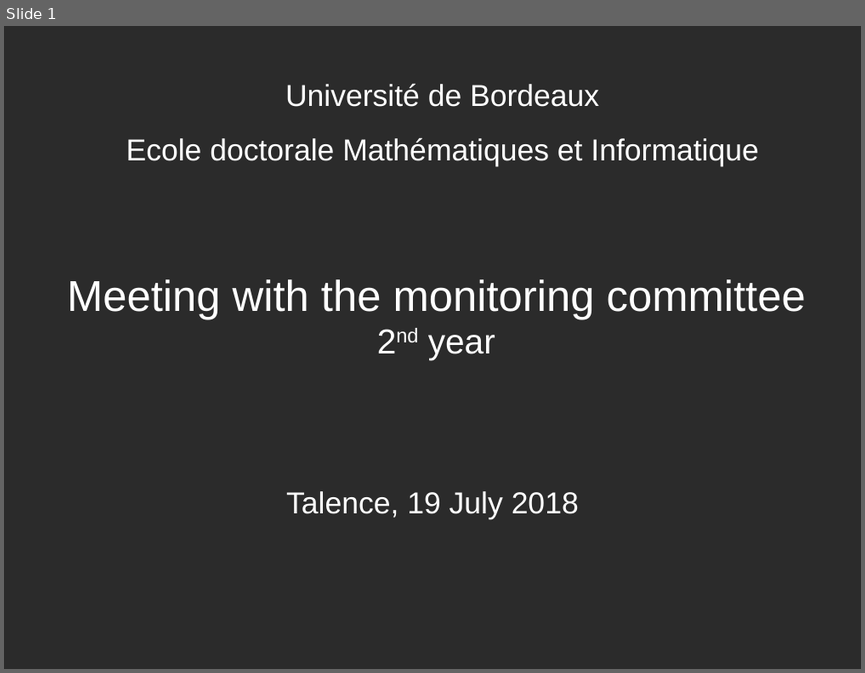
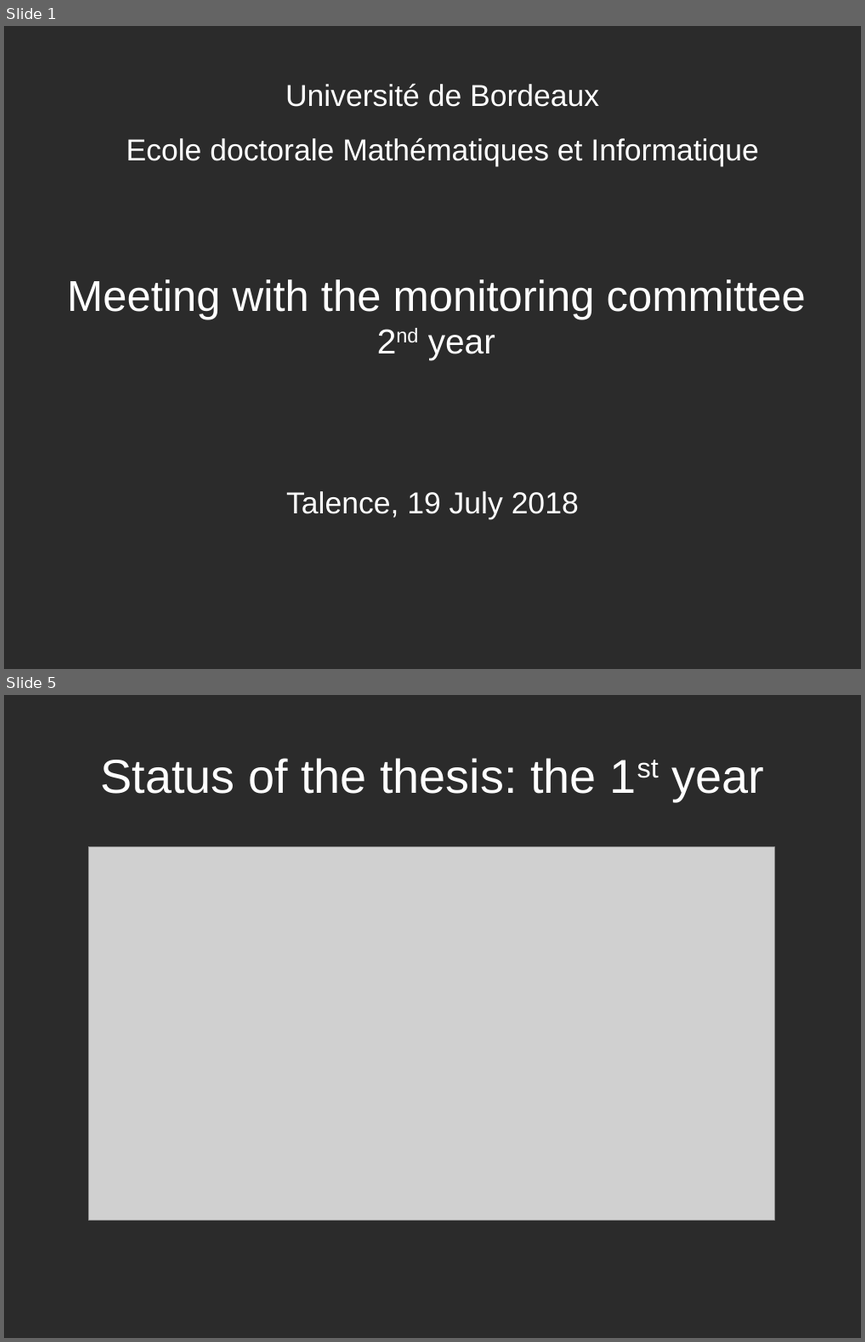
Before and after one commit to linhlevandlu/Presentation, a slide deck: EDMI/comite_suivi/2e anne/comite_suivi_2nd.odp. Shown one above the other, each under a label of ours: slide 1 before the commit, slides 1 and 5 after it; the slides between them are not shown. The pictures are 865x673 and 865x1342 pixels, drawn with LibreOffice and Linux fonts; fonts in the diff are those of the drawing; grey boxes stand for pictures; background and template pictures are left out; a plain dark background stands for a picture behind light text. Boxes give left, top, right and bottom in pixels: in the first picture for what was removed or moved away, otherwise in the second. Text is boxed around its words. In the diff, an @@ line names an element or a change of style, - is before the commit and + after.

```diff
--- a/EDMI/comite_suivi/2e anne/comite_suivi_2nd.odp
+++ b/EDMI/comite_suivi/2e anne/comite_suivi_2nd.odp
@@ slide 5 added at bbox=[4, 695, 861, 1338], background picture (left out) @@
@@ title added at bbox=[101, 758, 764, 801], 44 pt, text #FFFFFF @@
+Status of the thesis: the 1st year
@@ picture added at bbox=[89, 846, 774, 1219] @@
```
Also in this commit, not shown: 17 other slides added, 3 slides removed, 14 other files.
